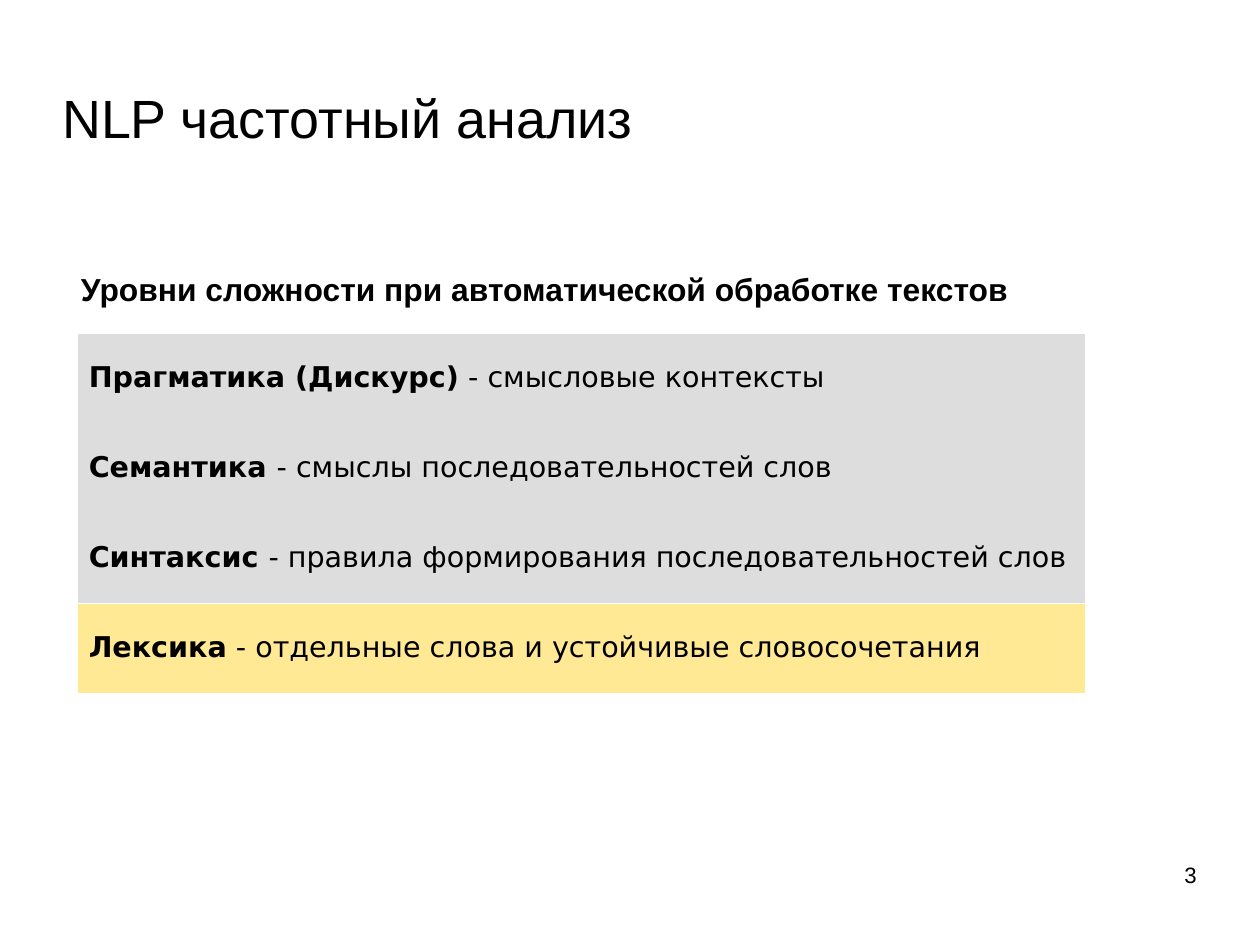
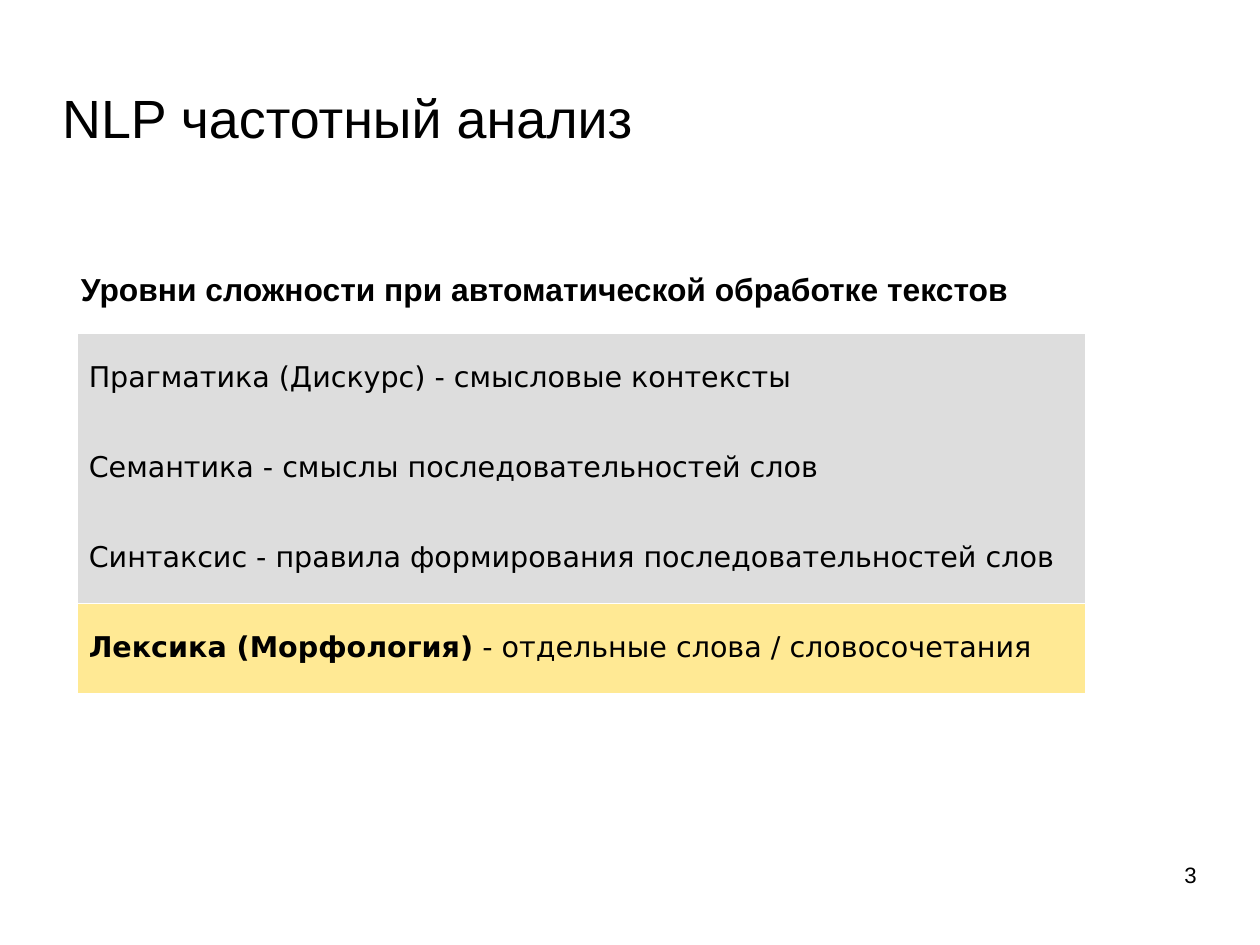
Before and after one commit to mechanoid5/ml_nlp_2025_I, a slide deck: slide 3 of 02-tfidf.odp. Drawn at 1260x945 pixels with LibreOffice and Linux fonts; fonts in the diff are those of the drawing; background and template pictures are left out. Boxes give left, top, right and bottom in pixels: in the first picture for what was removed or moved away, otherwise in the second. Text is boxed around its words. In the diff, an @@ line names an element or a change of style, - is before the commit and + after.

```diff
--- a/02-tfidf.odp
+++ b/02-tfidf.odp
@@ table at bbox=[78, 333, 1086, 693] @@
-row 4, column 1: Лексика - отдельные слова и устойчивые словосочетания
+row 4, column 1: Лексика (Морфология) - отдельные слова / словосочетания
@@ bold off in "Прагматика (Дискурс)", "Семантика", "Синтаксис" @@
```
Also in this commit, not shown: 1 other slide changed, 3 other files.
